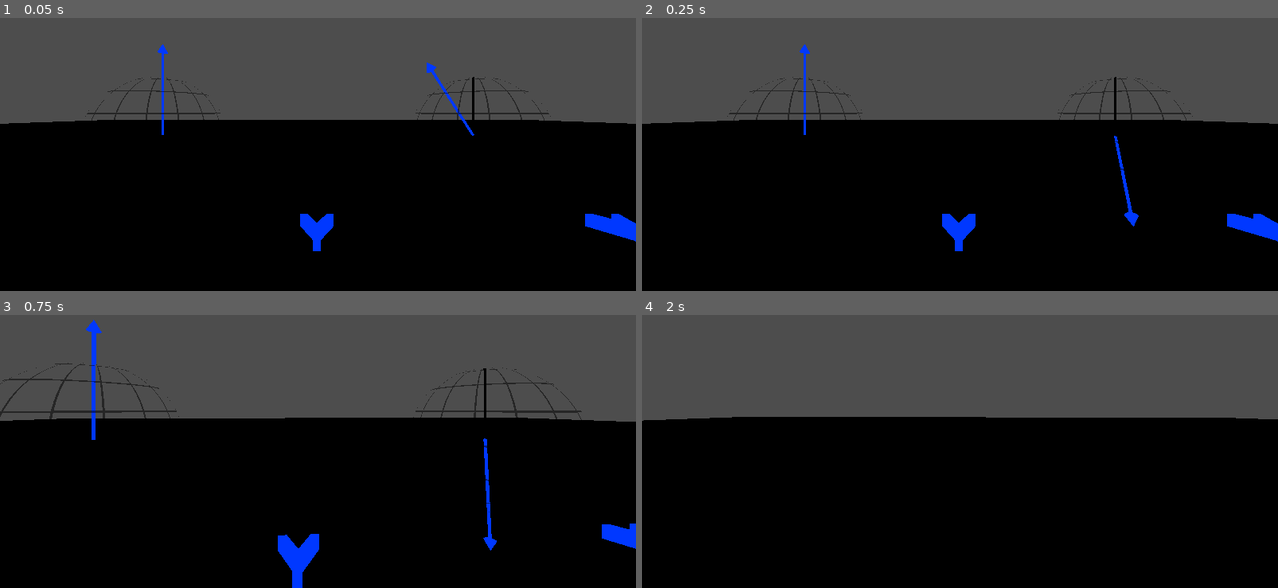
Above: before the commit, frames 1-4 (two rows, left to right).
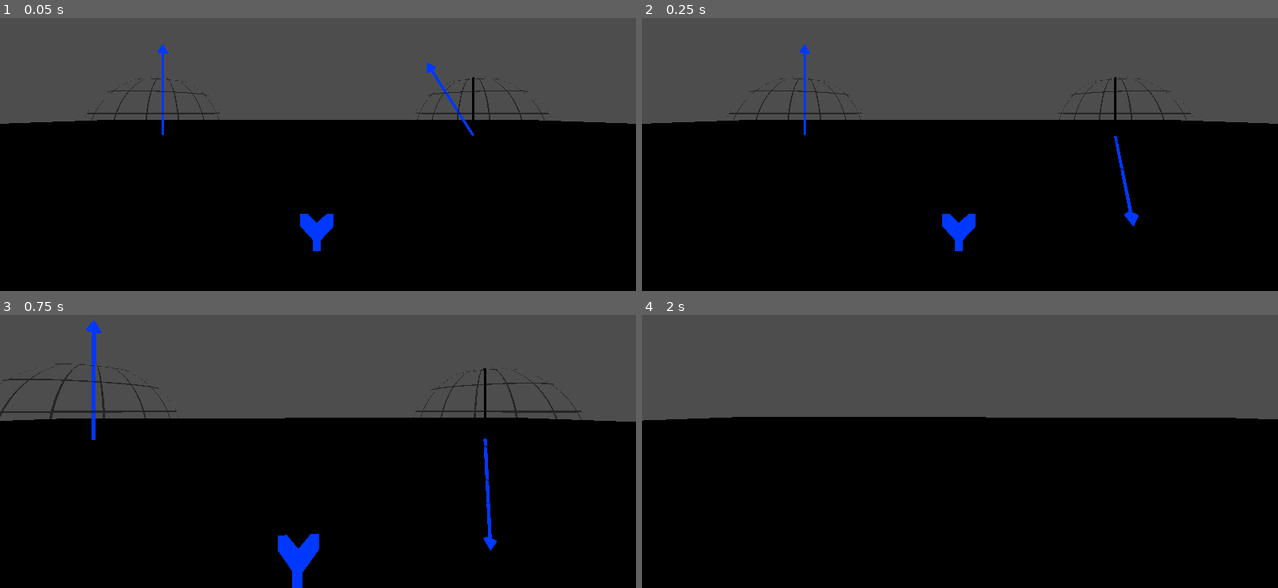
Above: after the commit, the same moments.

Repository: tdejong00/qugame
Game: Godot game, scene res://scenes/levels/main.tscn
The game is run twice, just before and just after one commit, with the same random seed, the same clock (stepped at 60 frames per second) and the same inputs.
Inputs (mouse positions are in pixels of both pictures, inside the frame that each line leads up to):
- Up to frame 1 (0.05 s): no input
- Up to frame 2 (0.25 s): no input
- Up to frame 3 (0.75 s): move the mouse to (349, 407) at 0.52 s; hold W (move_up) from 0.53 s (still down); tap F (interact) at 0.6 s
- Up to frame 4 (2 s): keep holding W (move_up); tap Space (jump) at 0.77, 1.52 s; move the mouse to (928, 410) at 1.27 s; tap F (interact) at 1.35 s

The runs differ from the first frame. In frame 1, 0.5% of the frame differs, in the area x 91-100%, y 71-82%; in frame 2, 0.5%; in frame 3, 0.4%; in frame 4, nothing differs.

Commit message:
Add propagation through "circuit"

Diff:
--- a/scenes/levels/main.tscn
+++ b/scenes/levels/main.tscn
@@ -15,8 +15,9 @@
 [node name="Player" parent="." instance=ExtResource("2_s1drc")]
 transform = Transform3D(1.2, 0, 0, 0, 1.2, 0, 0, 0, 1.2, 0, 0, 3)
 
-[node name="Qubit" parent="." instance=ExtResource("2_mgg4g")]
+[node name="Qubit" parent="." node_paths=PackedStringArray("quantum_gate") instance=ExtResource("2_mgg4g")]
 transform = Transform3D(1, 0, 0, 0, 1, 0, 0, 0, 1, -2, 0, 0)
+quantum_gate = NodePath("../PauliYGate")
 active = true
 
 [node name="PauliYGate" parent="." node_paths=PackedStringArray("qubit_in", "qubit_out") instance=ExtResource("3_wbgj1")]
@@ -25,14 +26,6 @@
 
 [node name="Qubit2" parent="." instance=ExtResource("2_mgg4g")]
 transform = Transform3D(1, 0, 0, 0, 1, 0, 0, 0, 1, 2, 0, 0)
-
-[node name="PauliYGate2" parent="." node_paths=PackedStringArray("qubit_in", "qubit_out") instance=ExtResource("3_wbgj1")]
-transform = Transform3D(1, 0, 0, 0, 1, 0, 0, 0, 1, 4, 0, 0)
-qubit_in = NodePath("../Qubit2")
-qubit_out = NodePath("../Qubit3")
-
-[node name="Qubit3" parent="." instance=ExtResource("2_mgg4g")]
-transform = Transform3D(1, 0, 0, 0, 1, 0, 0, 0, 1, 6, 0, 0)
 
 [node name="Floor" type="StaticBody3D" parent="."]
 collision_layer = 4
--- a/scenes/objects/gates/quantum_gate.gd
+++ b/scenes/objects/gates/quantum_gate.gd
@@ -1,46 +1,27 @@
 ## Represents a quantum gate that can apply transformations to a qubit using a defined matrix.
 class_name QuantumGate extends Interactable
 
-## The input qubit of the quantum gate.
-@export var qubit_in: Qubit:
-    set = _set_qubit_in
 ## The output qubit of the quantum gate.
-@export var qubit_out: Qubit:
-    set = _set_qubit_out
+@export var qubit_in: Qubit
+## The output qubit of the quantum gate.
+@export var qubit_out: Qubit
 
 ## A 2x2 matrix representing the quantum gate's transformation.
 var _matrix: PackedVector2Array
 
 
-func _set_qubit_in(value: Qubit) -> void:
-    qubit_in = value
-    if qubit_in and qubit_out:
-        apply()
-
-
-func _set_qubit_out(value: Qubit) -> void:
-    qubit_out = value
-    if qubit_in and qubit_out:
-        apply()
-
-
-## Applies the quantum gate to input qubit and stores the result in the output qubit.
-func apply() -> void:
-    _apply(qubit_in, qubit_out)
-
-
-## Applies the quantum gate to input qubit and stores the result in the output qubit.
-func _apply(input: Qubit, output: Qubit) -> void:
-    output.alpha = Vector2(
+## Applies the quantum gate to the input qubit and propagates the result to the output qubit.
+func propagate() -> void:
+    qubit_out.alpha = Vector2(
         # Real part of new α
-        _matrix[0].x * input.alpha.x - _matrix[0].y * input.alpha.y + _matrix[1].x * input.beta.x - _matrix[1].y * input.beta.y,
+        _matrix[0].x * qubit_in.alpha.x - _matrix[0].y * qubit_in.alpha.y + _matrix[1].x * qubit_in.beta.x - _matrix[1].y * qubit_in.beta.y,
         # Imaginary part of new α
-        _matrix[0].x * input.alpha.y + _matrix[0].y * input.alpha.x + _matrix[1].x * input.beta.y + _matrix[1].y * input.beta.x
+        _matrix[0].x * qubit_in.alpha.y + _matrix[0].y * qubit_in.alpha.x + _matrix[1].x * qubit_in.beta.y + _matrix[1].y * qubit_in.beta.x
     )
-    output.beta = Vector2(
+    qubit_out.beta = Vector2(
         # Real part of new β
-        _matrix[2].x * input.alpha.x - _matrix[2].y * input.alpha.y + _matrix[3].x * input.beta.x - _matrix[3].y * input.beta.y,
+        _matrix[2].x * qubit_in.alpha.x - _matrix[2].y * qubit_in.alpha.y + _matrix[3].x * qubit_in.beta.x - _matrix[3].y * qubit_in.beta.y,
         # Imaginary part of new β
-        _matrix[2].x * input.alpha.y + _matrix[2].y * input.alpha.x + _matrix[3].x * input.beta.y + _matrix[3].y * input.beta.x
+        _matrix[2].x * qubit_in.alpha.y + _matrix[2].y * qubit_in.alpha.x + _matrix[3].x * qubit_in.beta.y + _matrix[3].y * qubit_in.beta.x
     )
-    output.update()
+    qubit_out.propagate()
--- a/scenes/objects/qubit/qubit.gd
+++ b/scenes/objects/qubit/qubit.gd
@@ -18,6 +18,8 @@
 
 ## Whether the bloch shpere is shown by default.
 @export var show_bloch_sphere: bool = true
+## The quantum gate which this qubit is an input for.
+@export var quantum_gate: QuantumGate
 
 ## The amplitude for the |0⟩ state.
 var alpha: Vector2 = Vector2.RIGHT
@@ -33,8 +35,8 @@
 
 
 func _ready() -> void:
-    update()
     bloch_sphere.visible = show_bloch_sphere
+    propagate()
 
 
 func _physics_process(delta: float) -> void:
@@ -60,8 +62,9 @@
     return alpha == Vector2.ZERO && beta == Vector2.RIGHT
 
 
-## Updates the polar angle and relative phase of the qubit.
-func update() -> void:
+## Updates the polar angle and relative phase of the qubit
+## and propagates the result to the next quantum gate.
+func propagate() -> void:
     print(self)
 
     # Set theta angle
@@ -77,10 +80,13 @@
     if _phi < 0:
         _phi += PI * 2
 
+    if quantum_gate != null:
+        quantum_gate.propagate()
+
 
 ## Toggles between basis states.
 func interact() -> void:
     assert(is_zero() || is_one())
     alpha.x = 0 ** alpha.x
     beta.x = 0 ** beta.x
-    update()
+    propagate()
